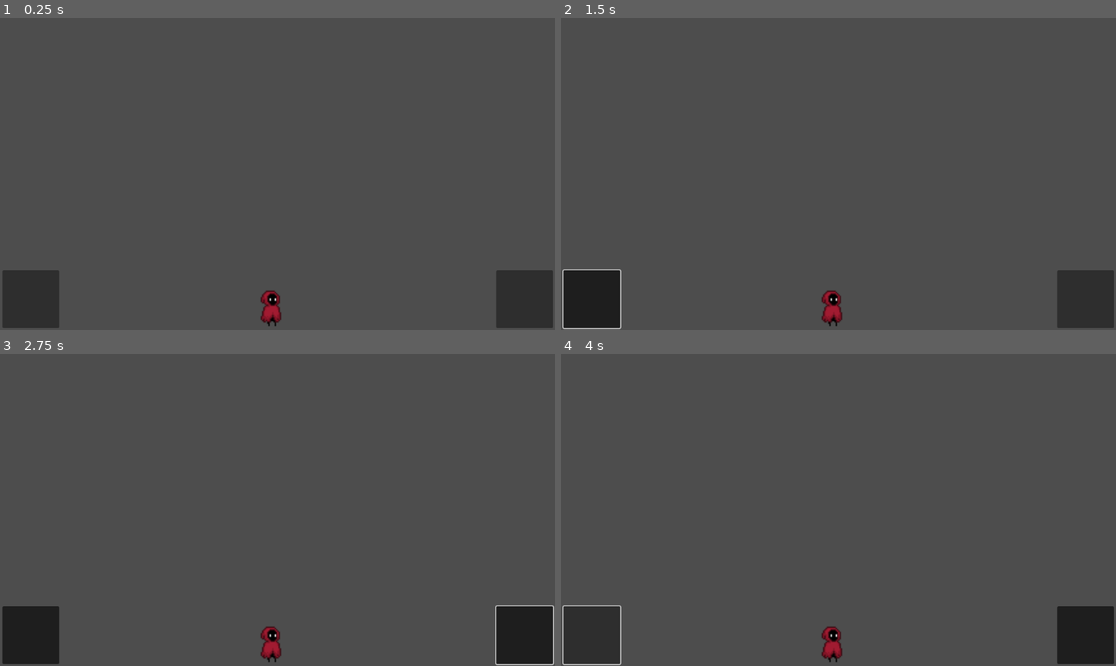
Above: before the commit, frames 1-4 (two rows, left to right).
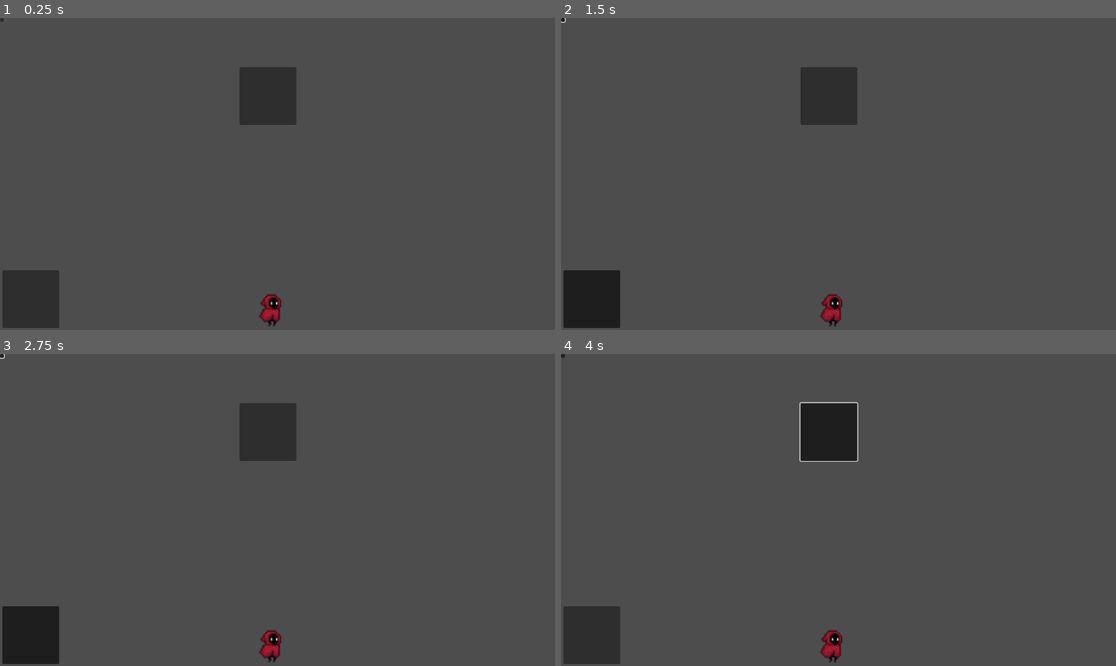
Above: after the commit, the same moments.

Repository: PerformX2/cruz_nicolas_tp1_582301MO
Game: Godot game, scene res://project.godot.tscn
Same seed, same stepped clock (60 frames per second), same inputs: the game is played once before the commit and once after it.
Inputs (mouse positions are in pixels of both pictures, inside the frame that each line leads up to):
- Up to frame 1 (0.25 s): no input
- Up to frame 2 (1.5 s): click (594, 298) at 0.52 s; click (561, 21) at 1.27 s
- Up to frame 3 (2.75 s): click (527, 634) at 2.02 s
- Up to frame 4 (4 s): click (594, 634) at 2.77 s; click (827, 432) at 3.52 s

The runs differ from the first frame. In frame 1, 4.0% of the frame differs, in the area x 0-100%, y 0-100%; in frame 2, 4.2%; in frame 3, 4.1%; in frame 4, 4.3%.

Commit message:
contenu configuré

Diff:
--- /dev/null
+++ b/projet_jeu_nico/animated_sprite_2d.gd
@@ -0,0 +1,9 @@
+extends AnimatedSprite2D
+
+#@onready var _animated_sprite = $AnimatedSprite2D
+
+func _process(_delta):
+	if Input.is_action_pressed("ui_right"):
+		play("running")
+	else:
+		stop()
--- /dev/null
+++ b/projet_jeu_nico/button_sound.gd
@@ -0,0 +1,3 @@
+extends Button
+func _on_pressed() -> void:
+	$AudioStreamPlayer.play()
--- a/projet_jeu_nico/project.godot.tscn
+++ b/projet_jeu_nico/project.godot.tscn
@@ -1,6 +1,8 @@
-[gd_scene load_steps=51 format=3 uid="uid://dbmvbfvan8544"]
-
+[gd_scene load_steps=57 format=3 uid="uid://dbmvbfvan8544"]
+
+[ext_resource type="Script" uid="uid://bfiypygqnkq6t" path="res://soundbutton_1_interrupteur_toggle.gd" id="1_8vigj"]
 [ext_resource type="Texture2D" uid="uid://b2oyiihqyahkp" path="res://assets/images/AnimationSheet_Character_split/tile000.png" id="1_cmru6"]
+[ext_resource type="AudioStream" uid="uid://2gpsobav3pmi" path="res://assets/audio/feux.wav" id="1_u7k4a"]
 [ext_resource type="Texture2D" uid="uid://thnexdvje80g" path="res://assets/images/AnimationSheet_Character_split/tile064.png" id="1_xducm"]
 [ext_resource type="Texture2D" uid="uid://bknapo5jvrqnv" path="res://assets/images/AnimationSheet_Character_split/tile001.png" id="2_26v4c"]
 [ext_resource type="Texture2D" uid="uid://c24v2jwabhg2o" path="res://assets/images/AnimationSheet_Character_split/tile065.png" id="2_yeknk"]
@@ -45,10 +47,14 @@
 [ext_resource type="Texture2D" uid="uid://go0i2wiprmgn" path="res://assets/images/AnimationSheet_Character_split/tile048.png" id="43_3m071"]
 [ext_resource type="Texture2D" uid="uid://cjox64apmrrk1" path="res://assets/images/AnimationSheet_Character_split/tile049.png" id="44_gm4hr"]
 [ext_resource type="Texture2D" uid="uid://bc5pn63v4kltk" path="res://assets/images/AnimationSheet_Character_split/tile050.png" id="45_fvppr"]
+[ext_resource type="Texture2D" uid="uid://djf2sgmfoui08" path="res://assets/images/AnimationSheet_Character_split/tile051.png" id="46_bkxak"]
 [ext_resource type="Texture2D" uid="uid://ma68i4mvwe4x" path="res://assets/images/AnimationSheet_Character_split/tile016.png" id="46_v1h42"]
 [ext_resource type="Texture2D" uid="uid://bds5udcysb6qj" path="res://assets/images/AnimationSheet_Character_split/tile017.png" id="47_luo6d"]
+[ext_resource type="Texture2D" uid="uid://cml3mxiht8h0s" path="res://assets/images/AnimationSheet_Character_split/tile053.png" id="47_p34t8"]
 [ext_resource type="Texture2D" uid="uid://drv55bpe4puuq" path="res://assets/images/AnimationSheet_Character_split/tile018.png" id="48_lh5hq"]
 [ext_resource type="Texture2D" uid="uid://w43q00cpjbgc" path="res://assets/images/AnimationSheet_Character_split/tile019.png" id="49_nltb4"]
+[ext_resource type="Script" uid="uid://bx4pg6r8uo7ro" path="res://animated_sprite_2d.gd" id="52_p34t8"]
+[ext_resource type="Script" uid="uid://duxvgtxg5c2wo" path="res://button_sound.gd" id="53_jec38"]
 
 [sub_resource type="SpriteFrames" id="SpriteFrames_ry48v"]
 animations = [{
@@ -188,7 +194,7 @@
 "texture": ExtResource("38_03hhr")
 }],
 "loop": true,
-"name": &"runing",
+"name": &"running",
 "speed": 5.0
 }, {
 "frames": [{
@@ -217,6 +223,12 @@
 }, {
 "duration": 1.0,
 "texture": ExtResource("45_fvppr")
+}, {
+"duration": 1.0,
+"texture": ExtResource("46_bkxak")
+}, {
+"duration": 1.0,
+"texture": ExtResource("47_p34t8")
 }],
 "loop": true,
 "name": &"vanishing",
@@ -248,26 +260,54 @@
 grow_horizontal = 2
 grow_vertical = 2
 
-[node name="button_sound" type="Button" parent="."]
+[node name="soundbutton1_interrupteur_toggle" type="Button" parent="."]
 layout_mode = 0
-offset_left = 5.0
-offset_top = 524.0
-offset_right = 123.0
-offset_bottom = 644.0
+offset_right = 8.0
+offset_bottom = 8.0
 toggle_mode = true
-
-[node name="AnimatedSprite2D" type="AnimatedSprite2D" parent="."]
-position = Vector2(565, 598)
+script = ExtResource("1_8vigj")
+metadata/void = false
+
+[node name="AudioStreamPlayer" type="AudioStreamPlayer" parent="soundbutton1_interrupteur_toggle"]
+stream = ExtResource("1_u7k4a")
+
+[node name="soundbutton1_déclenchement_trigger" type="Button" parent="."]
+layout_mode = 1
+anchors_preset = -1
+anchor_left = 0.022
+anchor_top = 0.846
+anchor_right = 0.087
+anchor_bottom = 0.956
+offset_left = -20.344
+offset_top = -24.208
+offset_right = 22.776
+offset_bottom = 24.512
+toggle_mode = true
+script = ExtResource("53_jec38")
+
+[node name="AudioStreamPlayer" type="AudioStreamPlayer" parent="soundbutton1_déclenchement_trigger"]
+stream = ExtResource("1_u7k4a")
+
+[node name="colorbutton" type="Button" parent="."]
+layout_mode = 1
+anchors_preset = -1
+anchor_left = 0.451
+anchor_top = 0.195
+anchor_right = 0.517
+anchor_bottom = 0.302
+offset_left = -22.5521
+offset_top = -24.36
+offset_right = 19.416
+offset_bottom = 26.304
+toggle_mode = true
+
+[node name="CollisionShape2D" type="CollisionShape2D" parent="colorbutton"]
+position = Vector2(-486, -90)
+
+[node name="AnimatedSprite2D" type="AnimatedSprite2D" parent="colorbutton"]
+position = Vector2(68, 496)
 scale = Vector2(2.64063, 2.64063)
 sprite_frames = SubResource("SpriteFrames_ry48v")
-animation = &"crouching"
-
-[node name="CollisionShape2D" type="CollisionShape2D" parent="."]
-position = Vector2(11, 12)
-
-[node name="button_colors" type="Button" parent="."]
-offset_left = 1030.0
-offset_top = 524.0
-offset_right = 1148.0
-offset_bottom = 644.0
-toggle_mode = true
+animation = &"running"
+speed_scale = 1.1
+script = ExtResource("52_p34t8")
--- /dev/null
+++ b/projet_jeu_nico/soundbutton_1_interrupteur_toggle.gd
@@ -0,0 +1,6 @@
+extends Button
+func _on_toggled(toggled_on: bool) -> void:
+	if toggled_on:
+		$AudioStreamPlayer.play()
+	else:
+		$AudioStreamPlayer.stop()
Not shown, added: projet_jeu_nico/animated_sprite_2d.gd.uid
Not shown, added: projet_jeu_nico/assets/audio/feux.wav.import
Not shown, added: projet_jeu_nico/button_sound.gd.uid
Not shown, added: projet_jeu_nico/soundbutton_1_interrupteur_toggle.gd.uid
Not shown, added: projet_jeu_nico/assets/audio/feux.wav
